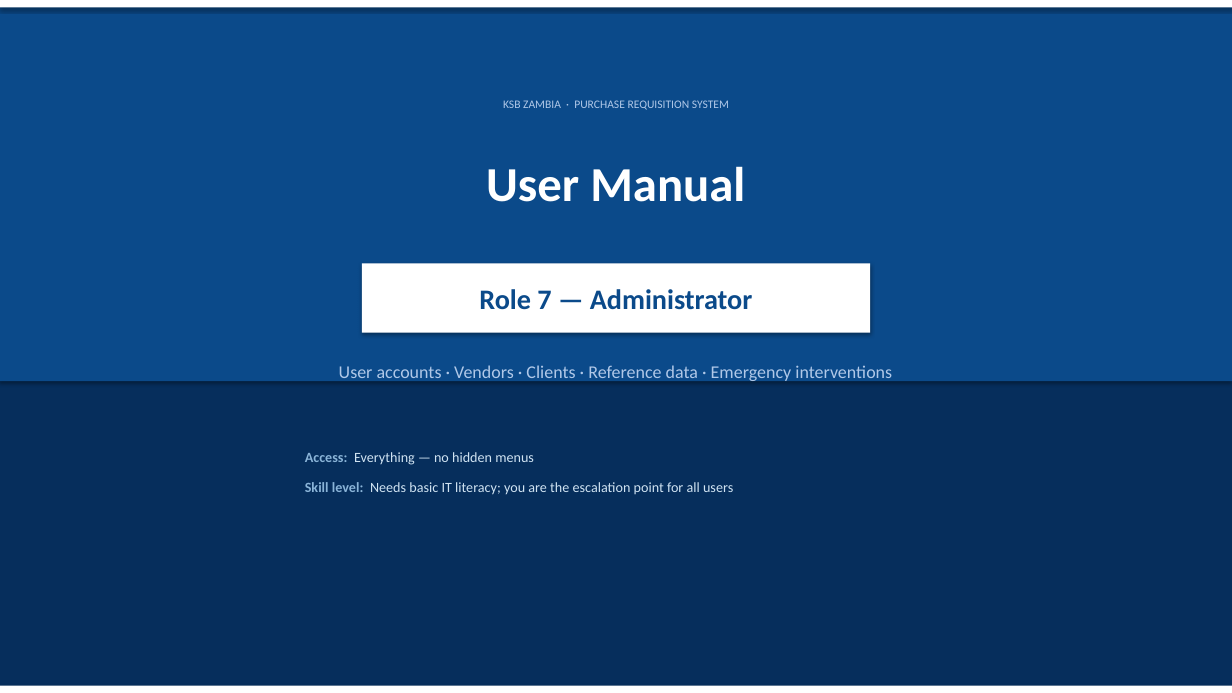
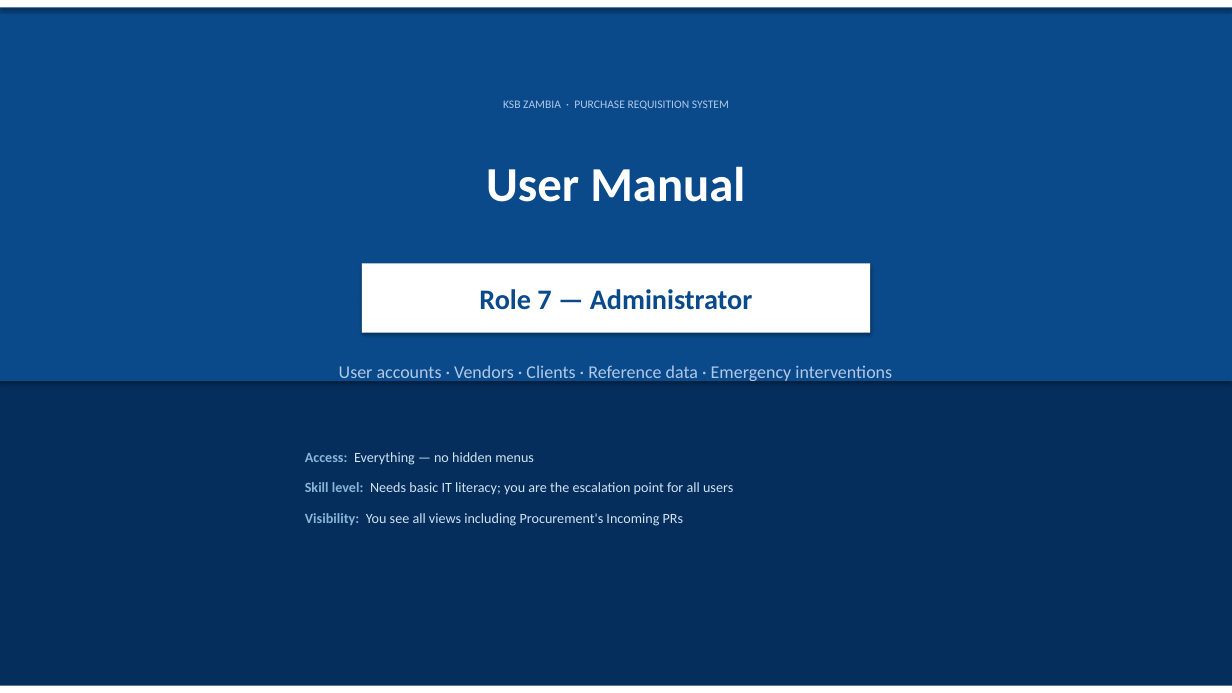
Before and after one commit to hetchsol/pras, a slide deck: slide 1 of docs/user-manual/07-admin.pptx. Drawn at 1232x693 pixels with LibreOffice and Linux fonts; fonts in the diff are those of the drawing. Boxes give left, top, right and bottom in pixels: in the first picture for what was removed or moved away, otherwise in the second. Text is boxed around its words. In the diff, an @@ line names an element or a change of style, - is before the commit and + after.

```diff
--- a/docs/user-manual/07-admin.pptx
+++ b/docs/user-manual/07-admin.pptx
@@ text added at (305,513,684,526), 11 pt, text #D0E3F2 @@
+Visibility: You see all views including Procurement's Incoming PRs
```
Also in this commit, not shown: 2 other slides changed, 1 slide added, 2 other files.
